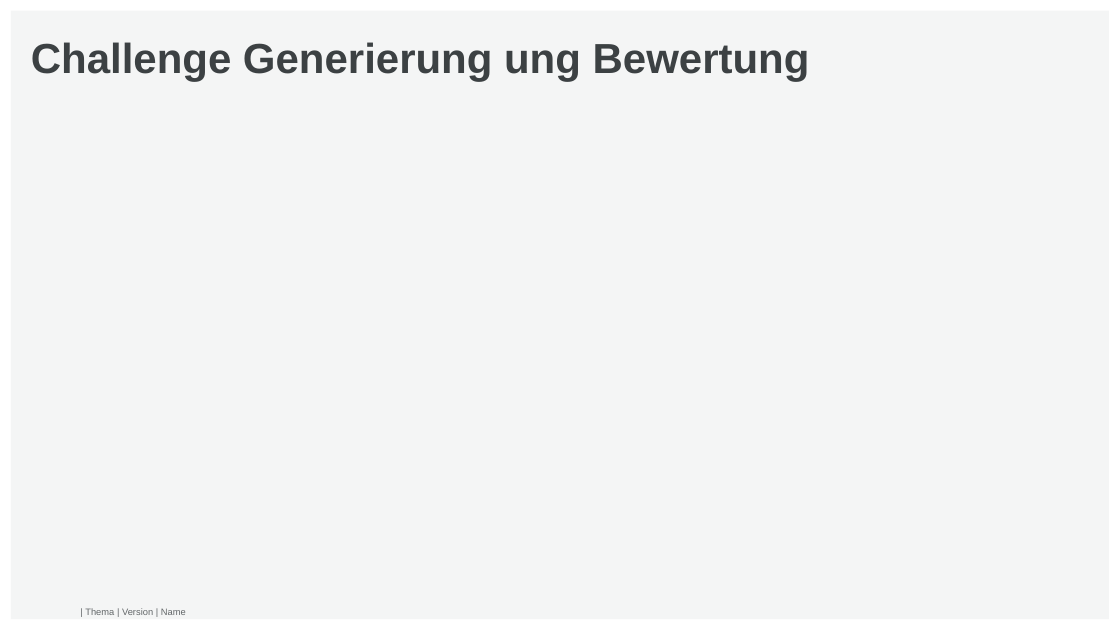
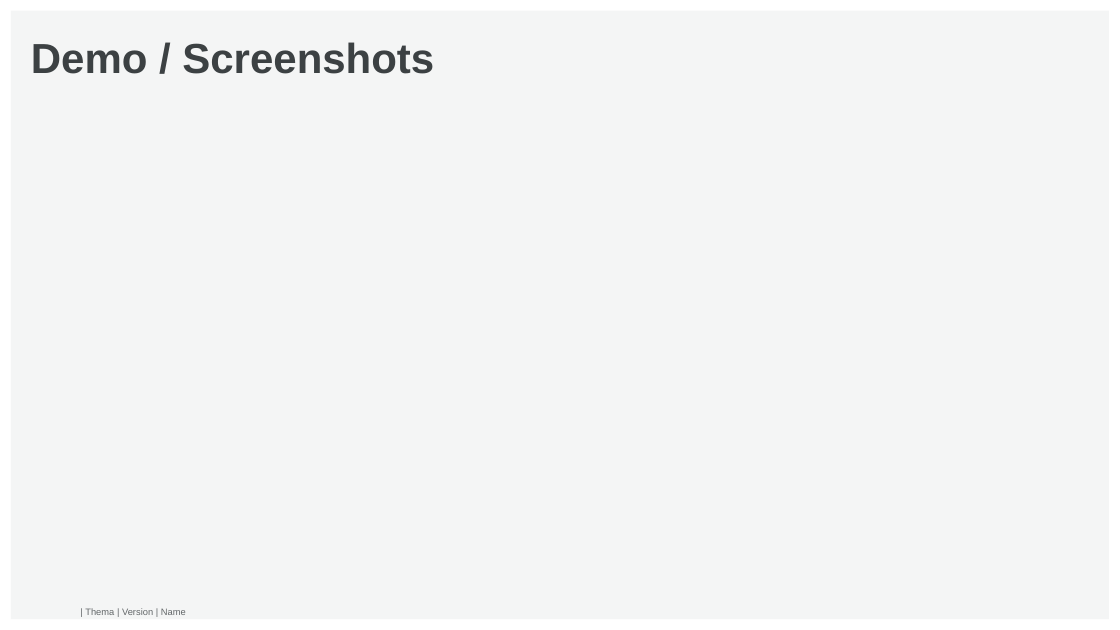
Before and after one commit to marcus-sva/bwi-hackathon, a slide deck: slide 6 of pitch/pitch.odp (slide 5 before the commit). Drawn at 1120x630 pixels with LibreOffice and Linux fonts; fonts in the diff are those of the drawing; background and template pictures are left out. Boxes give left, top, right and bottom in pixels: in the first picture for what was removed or moved away, otherwise in the second. Text is boxed around its words. In the diff, an @@ line names an element or a change of style, - is before the commit and + after.

```diff
--- a/pitch/pitch.odp
+++ b/pitch/pitch.odp
@@ title at [31,42,434,74]: text changed @@
-Challenge Generierung ung Bewertung
+Demo / Screenshots
```
Also in this commit, not shown: 3 other slides changed, 3 slides added, 1 slide removed.
